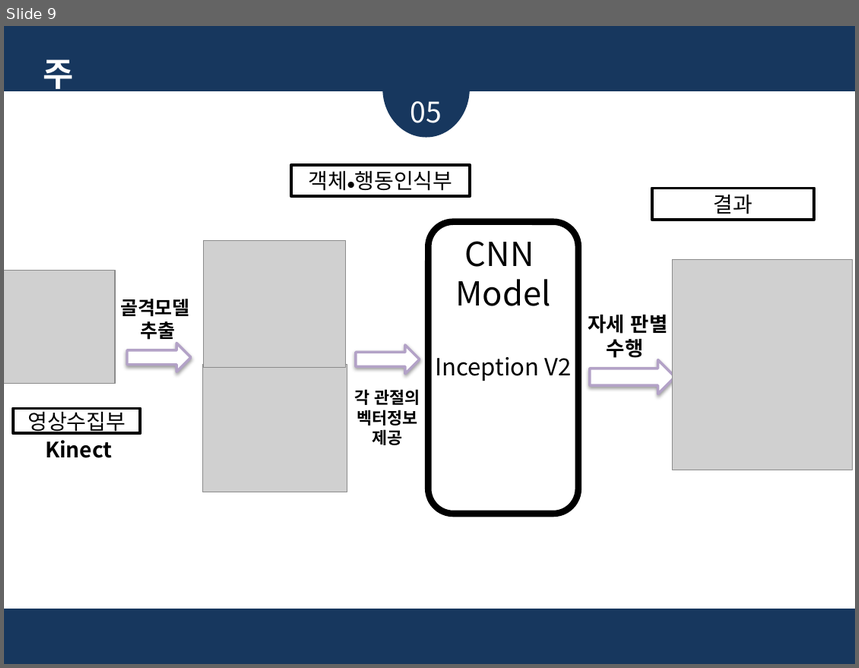
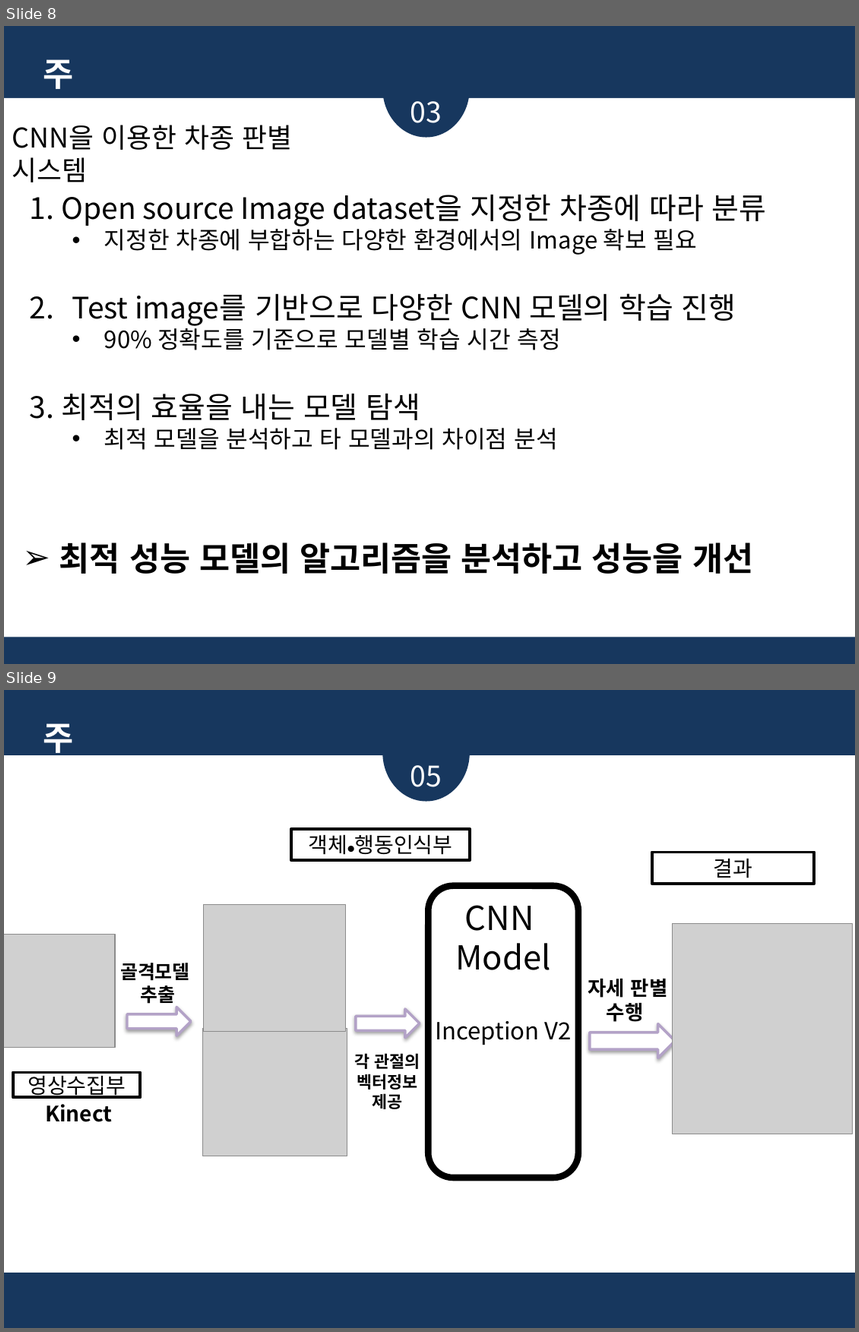
Before and after one commit to glad1470/2019_research, a slide deck: Doc/주제 선정 및 시장 조사_19.03.19/졸업논문 주제_임광효_김준영_2.pptx. Shown one above the other, each under a label of ours: slide 9 before the commit, slides 8 and 9 after it. The pictures are 859x668 and 859x1332 pixels, drawn with LibreOffice and Linux fonts; fonts in the diff are those of the drawing; grey boxes stand for pictures. Boxes give left, top, right and bottom in pixels: in the first picture for what was removed or moved away, otherwise in the second. Text is boxed around its words. In the diff, an @@ line names an element or a change of style, - is before the commit and + after.

```diff
--- a/Doc/주제 선정 및 시장 조사_19.03.19/졸업논문 주제_임광효_김준영_2.pptx
+++ b/Doc/주제 선정 및 시장 조사_19.03.19/졸업논문 주제_임광효_김준영_2.pptx
@@ slide 8 added at bbox=[4, 26, 855, 664], background #17375E @@
@@ ellipse added at bbox=[382, 40, 470, 138], fill #17375E @@
@@ text added at bbox=[43, 59, 74, 135], 28 pt, text #FFFFFF, bold @@
+주제
@@ rectangle added at bbox=[4, 98, 855, 638], fill #FFFFFF @@
@@ text added at bbox=[411, 101, 442, 123], 24 pt, text #FFFFFF @@
+03
@@ text added at bbox=[12, 125, 292, 183], 23 pt, text #000000 @@
+CNN을 이용한 차종 판별 시스템
@@ text added at bbox=[62, 194, 766, 450], 25 pt, text #000000 @@
+1. Open source Image dataset을 지정한 차종에 따라 분류
+  • 지정한 차종에 부합하는 다양한 환경에서의 Image 확보 필요
+2. Test image를 기반으로 다양한 CNN 모델의 학습 진행
+  • 90% 정확도를 기준으로 모델별 학습 시간 측정
+3. 최적의 효율을 내는 모델 탐색
+  • 최적 모델을 분석하고 타 모델과의 차이점 분석
@@ text added at bbox=[59, 543, 753, 574], 28 pt, text #000000, bold @@
+➢ 최적 성능 모델의 알고리즘을 분석하고 성능을 개선
```
Also in this commit, not shown: 8 slides changed, 1 other slide added, 3 slides removed.
